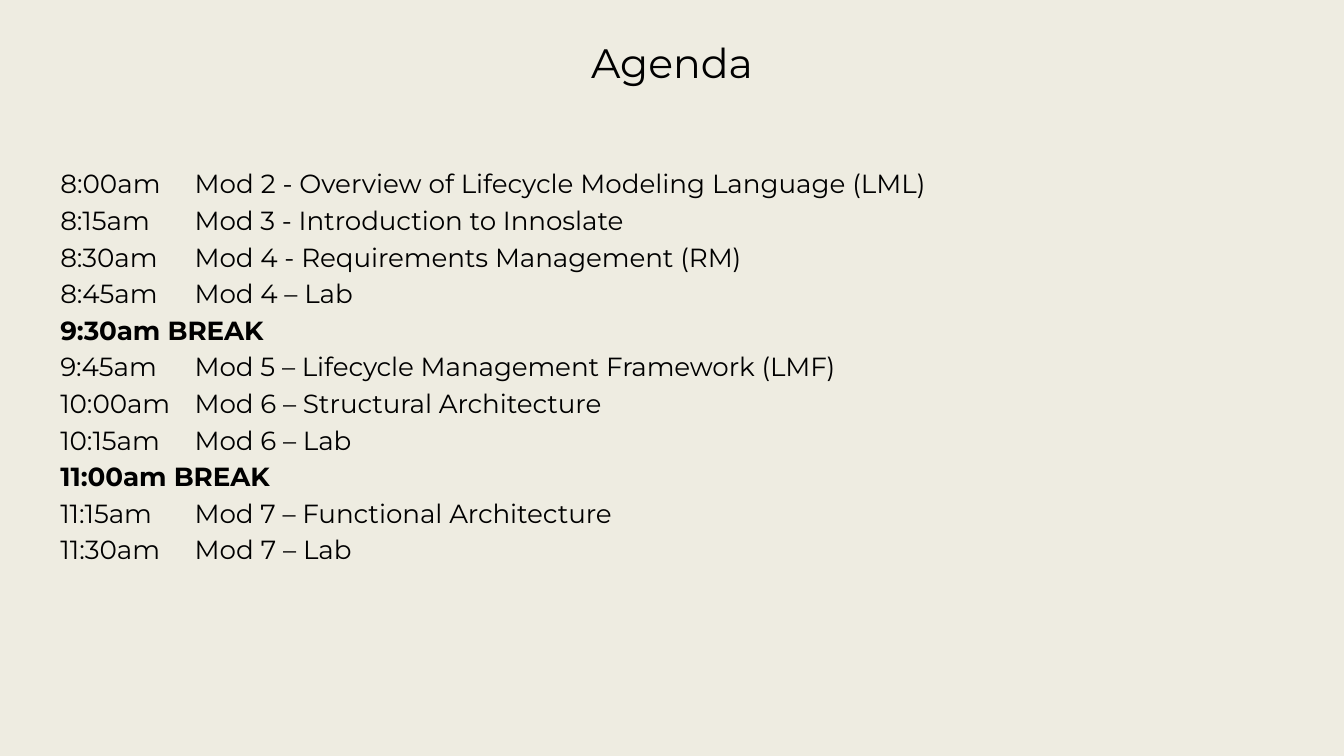
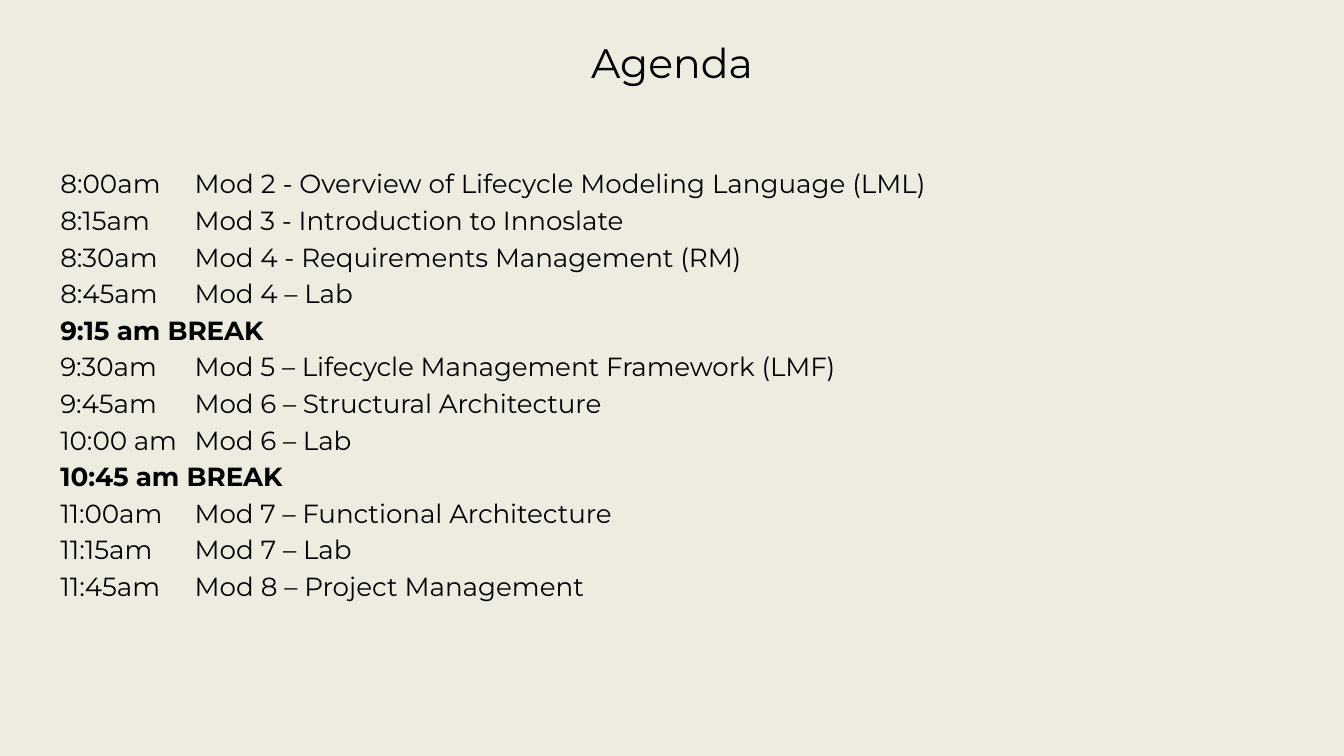
Before and after one commit to srudder16/Lifecycle_Modeling, a slide deck: slide 2 of 2025_WSRC/2026 WSRC Tutorial - 1.pptx. Drawn at 1344x756 pixels with LibreOffice and Linux fonts; fonts in the diff are those of the drawing; background and template pictures are left out. Boxes give left, top, right and bottom in pixels: in the first picture for what was removed or moved away, otherwise in the second. Text is boxed around its words. In the diff, an @@ line names an element or a change of style, - is before the commit and + after.

```diff
--- a/2025_WSRC/2026 WSRC Tutorial - 1.pptx
+++ b/2025_WSRC/2026 WSRC Tutorial - 1.pptx
@@ text at (x1=60, y1=321, x2=836, y2=602): text changed @@
-  9:30am BREAK
-  9:45am Mod 5 – Lifecycle Management Framework (LMF)
-  10:00am Mod 6 – Structural Architecture
-  10:15am Mod 6 – Lab
-  11:00am BREAK
-  11:15am Mod 7 – Functional Architecture
-11:30am Mod 7 – Lab
+  9:15 am BREAK
+  9:30am Mod 5 – Lifecycle Management Framework (LMF)
+  9:45am Mod 6 – Structural Architecture
+  10:00 am Mod 6 – Lab
+  10:45 am BREAK
+  11:00am Mod 7 – Functional Architecture
+11:15am Mod 7 – Lab
+11:45am Mod 8 – Project Management
```
Also in this commit, not shown: 2 other slides changed, 1 slide added, 1 slide removed, 2 other files.
